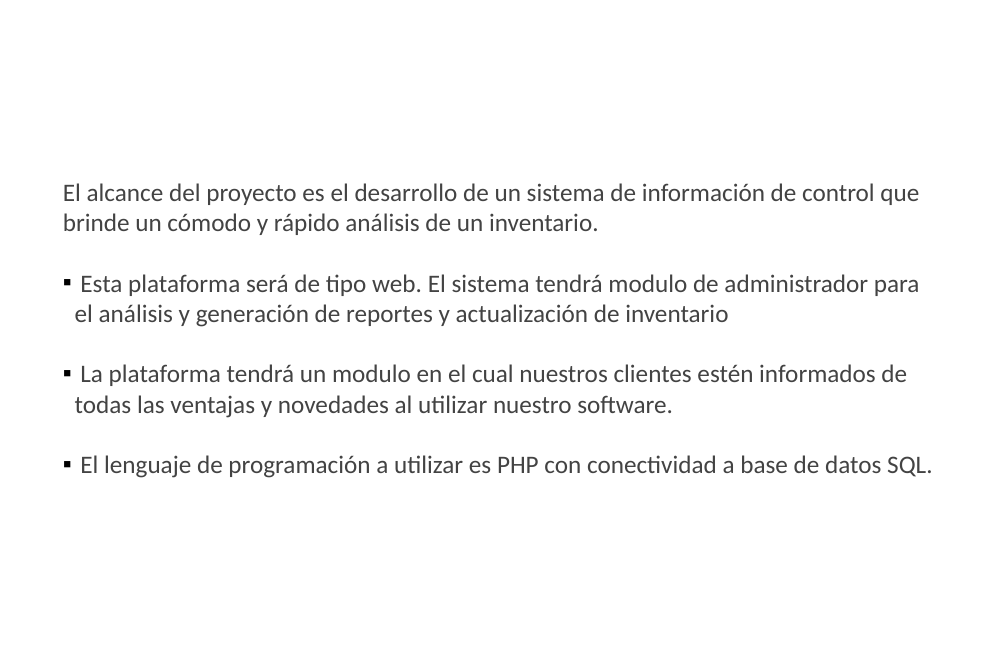
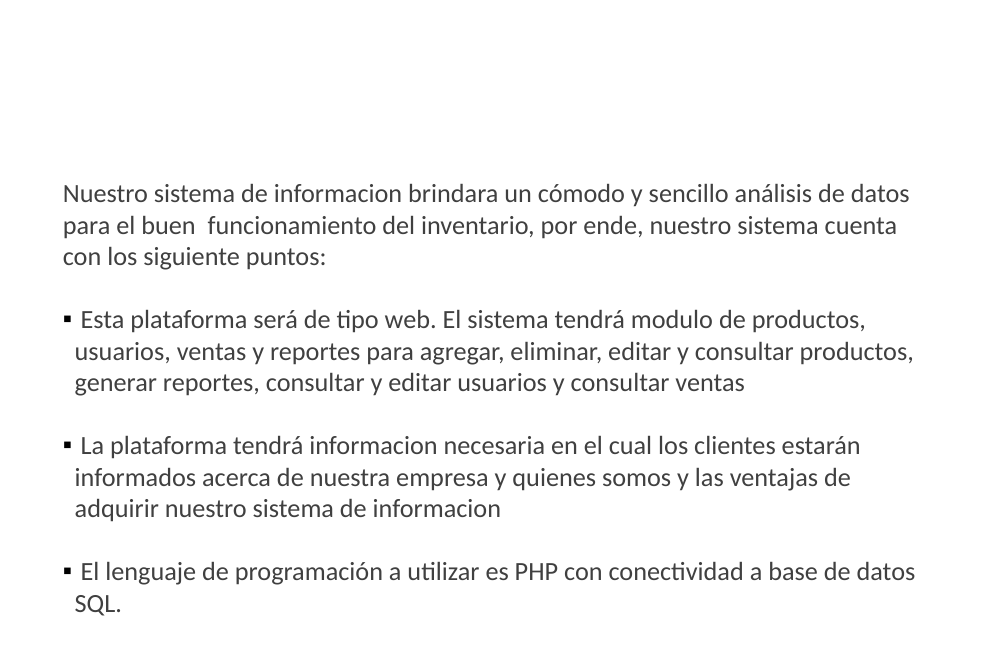
Before and after one commit to juanpa2723/INVENTARIO, a slide deck: slide 8 of Documentacion/Proyecto Inventario (General)/Proyecto Inventario.pptx. Drawn at 1008x651 pixels with LibreOffice and Linux fonts; fonts in the diff are those of the drawing; background and template pictures are left out. Boxes give left, top, right and bottom in pixels: in the first picture for what was removed or moved away, otherwise in the second. Text is boxed around its words. In the diff, an @@ line names an element or a change of style, - is before the commit and + after.

```diff
--- a/Documentacion/Proyecto Inventario (General)/Proyecto Inventario.pptx
+++ b/Documentacion/Proyecto Inventario (General)/Proyecto Inventario.pptx
@@ text at (63, 183, 914, 522): text changed; size 48 to 50 pt; text colour #434343 to #404040 @@
-El alcance del proyecto es el desarrollo de un sistema de información de control que brinde un cómodo y rápido análisis de un inventario.
-▪ Esta plataforma será de tipo web. El sistema tendrá modulo de administrador para el análisis y generación de reportes y actualización de inventario
-▪ La plataforma tendrá un modulo en el cual nuestros clientes estén informados de todas las ventajas y novedades al utilizar nuestro software.
+Nuestro sistema de informacion brindara un cómodo y sencillo análisis de datos para el buen funcionamiento del inventario, por ende, nuestro sistema cuenta con los siguiente puntos:
+▪ Esta plataforma será de tipo web. El sistema tendrá modulo de productos, usuarios, ventas y reportes para agregar, eliminar, editar y consultar productos, generar reportes, consultar y editar usuarios y consultar ventas
+▪ La plataforma tendrá informacion necesaria en el cual los clientes estarán informados acerca de nuestra empresa y quienes somos y las ventajas de adquirir nuestro sistema de informacion
@@ text at (75, 561, 916, 616): size 48 to 50 pt, text colour #434343 to #404040 in "El lenguaje de programación a utilizar es ..." @@
```
Also in this commit, not shown: 6 other slides changed.
